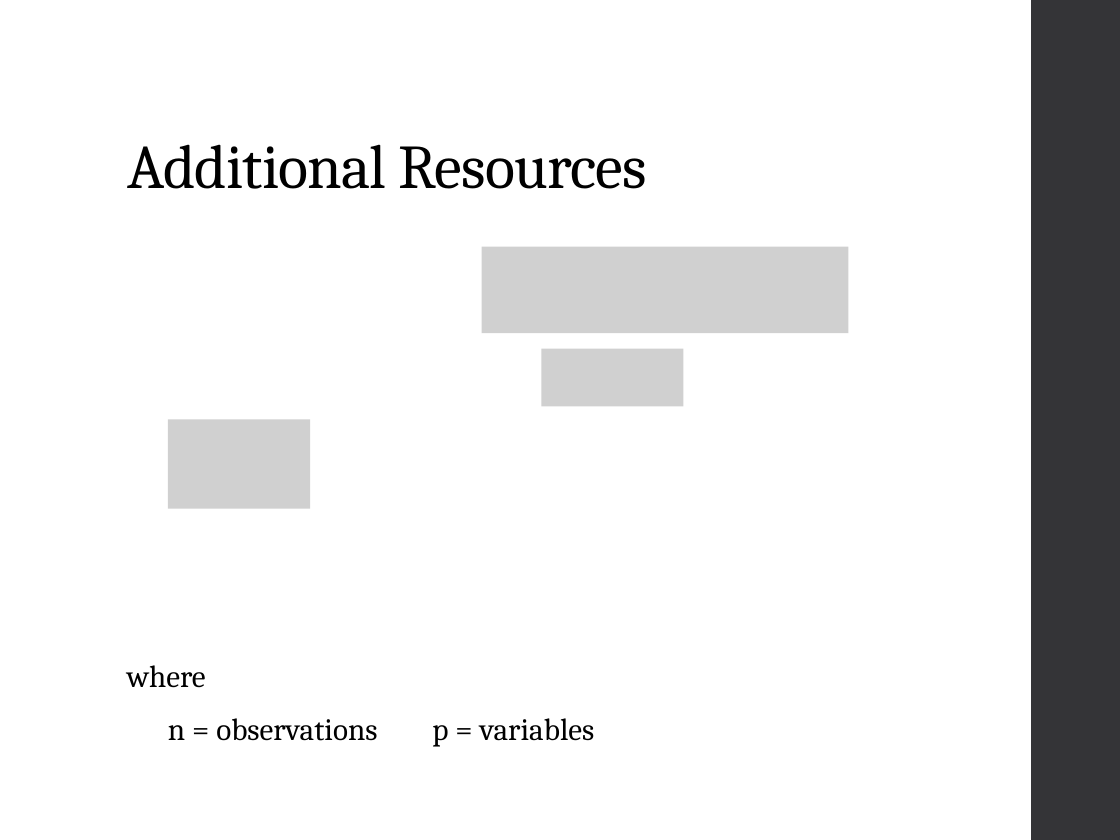
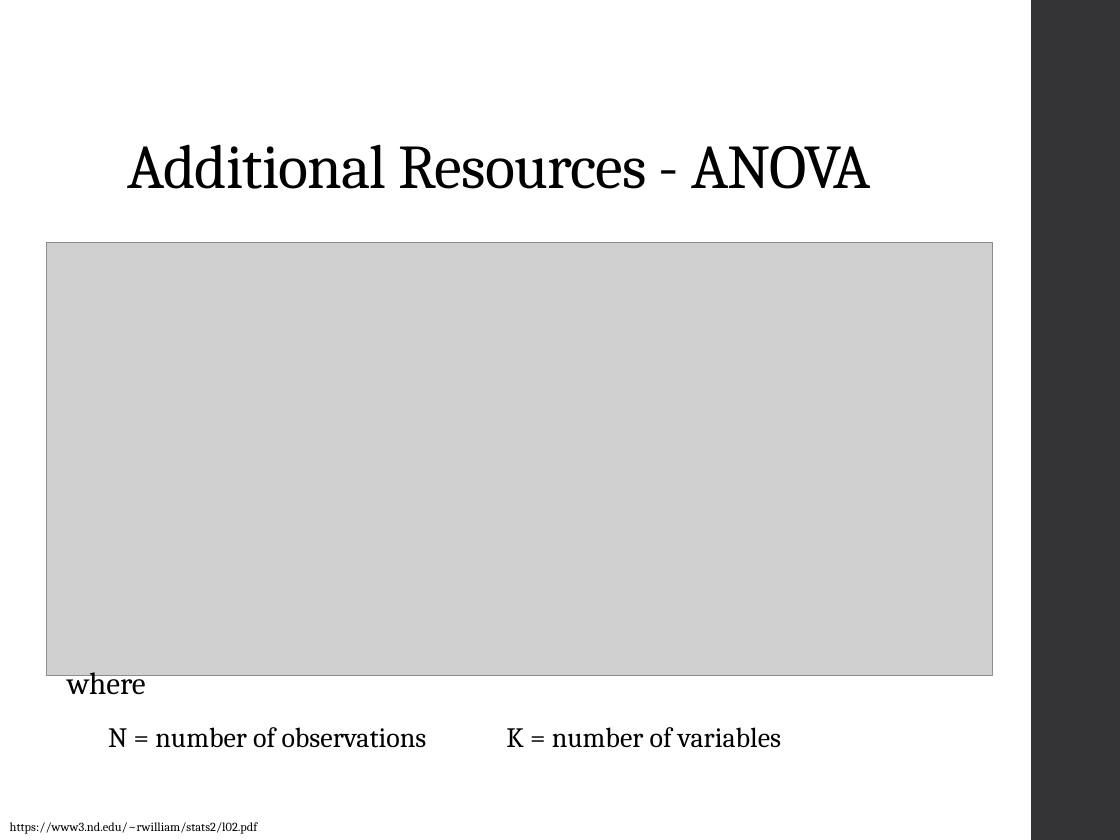
Before and after one commit to ncss-tech/stats_for_soil_survey, a slide deck: slide 27 of presentations/linear_regression/Linear_regression.pptx (slide 25 before the commit). Drawn at 1120x840 pixels with LibreOffice and Linux fonts; fonts in the diff are those of the drawing; grey boxes stand for pictures. Boxes give left, top, right and bottom in pixels: in the first picture for what was removed or moved away, otherwise in the second. Text is boxed around its words. In the diff, an @@ line names an element or a change of style, - is before the commit and + after.

```diff
--- a/presentations/linear_regression/Linear_regression.pptx
+++ b/presentations/linear_regression/Linear_regression.pptx
@@ title at [127,144,871,189]: text changed @@
-Additional Resources
+Additional Resources - ANOVA
@@ picture added at [47,243,993,676] @@
@@ picture removed at [482,246,848,333] @@
@@ picture removed at [541,348,683,405] @@
@@ picture removed at [168,420,310,510] @@
@@ text "where": place and size @@
-text "where" at [127,665,595,747]
+text "where" at [67,672,781,748]
@@ text at [108,727,781,748]: text changed; size 20 to 18 pt @@
-n = observations p = variables
+N = number of observations K = number of variables
@@ text added at [10,822,258,834], 8 pt, text #000000 @@
+https://www3.nd.edu/~rwilliam/stats2/l02.pdf
```
Also in this commit, not shown: 1 other slide changed, 2 slides added, 1 slide removed.
